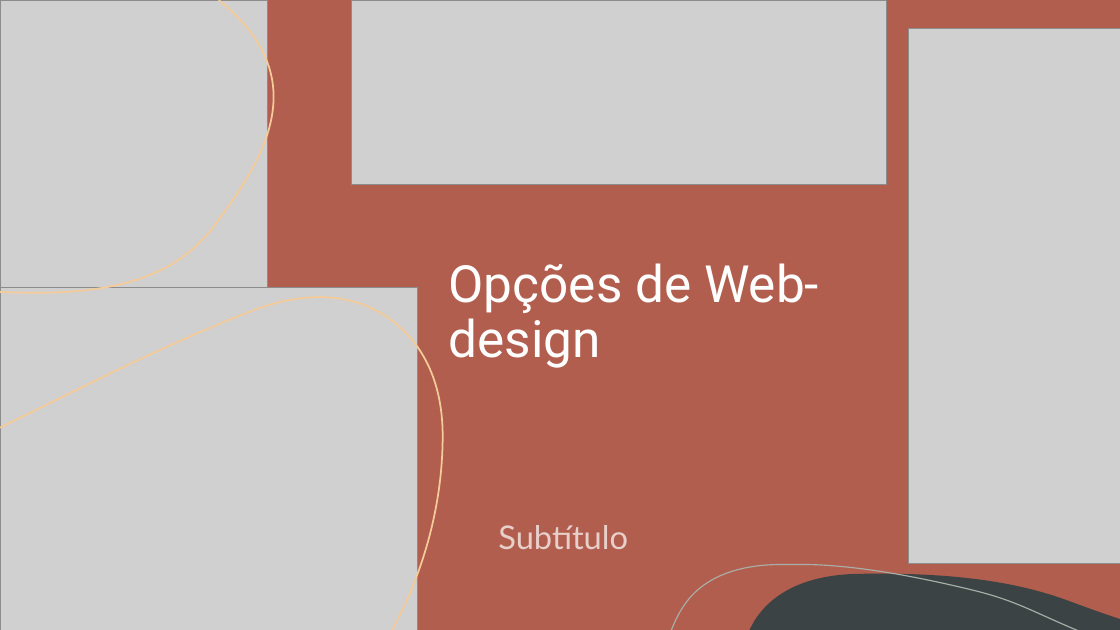
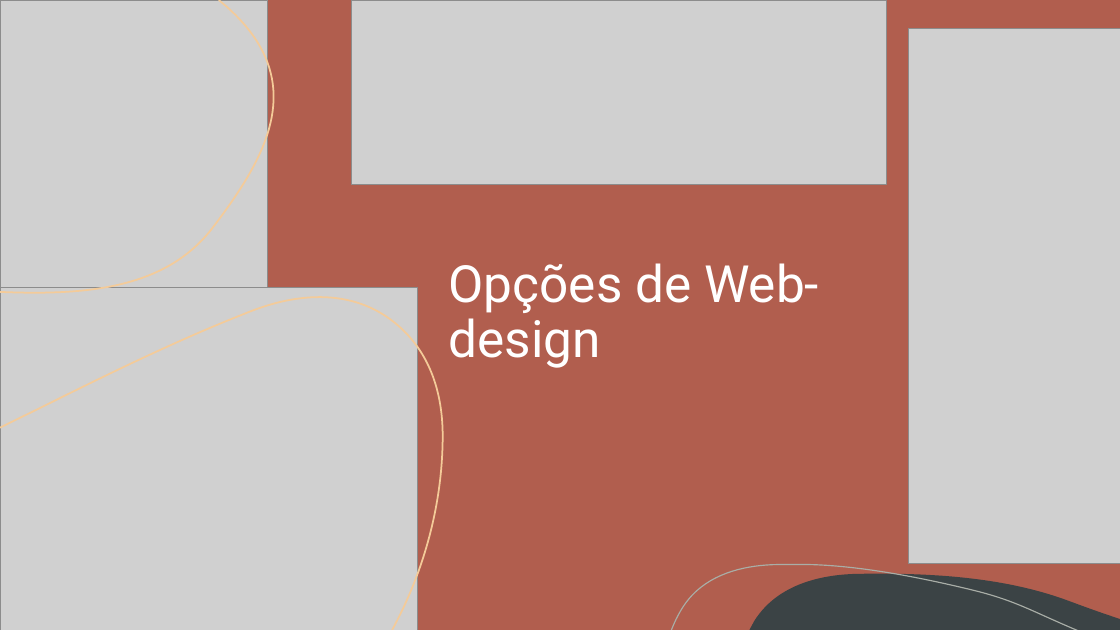
Before and after one commit to G4brielSilva/Focus-Trainee, a slide deck: slide 6 of Site/Acaiá Coffee Shop.pptx (slide 4 before the commit). Drawn at 1120x630 pixels with LibreOffice and Linux fonts; fonts in the diff are those of the drawing; grey boxes stand for pictures. Boxes give left, top, right and bottom in pixels: in the first picture for what was removed or moved away, otherwise in the second. Text is boxed around its words. In the diff, an @@ line names an element or a change of style, - is before the commit and + after.

```diff
--- a/Site/Acaiá Coffee Shop.pptx
+++ b/Site/Acaiá Coffee Shop.pptx
@@ subtitle removed at [498, 525, 628, 549] @@
-Subtítulo
```
Also in this commit, not shown: 9 other slides changed, 2 slides added, 1 other file.
